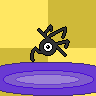
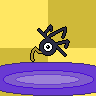
The second 96 x 96 image is a revision of the first. Changes to its layers:
added group "Shiny" with 2 layers above "Group" over [31, 25, 69, 61]
added layer "Beak" in group "Shiny" over [31, 25, 69, 61]
added layer "Head" in group "Shiny" over [31, 25, 69, 61]
painted on "Paint Layer 1" over [31, 25, 69, 61]